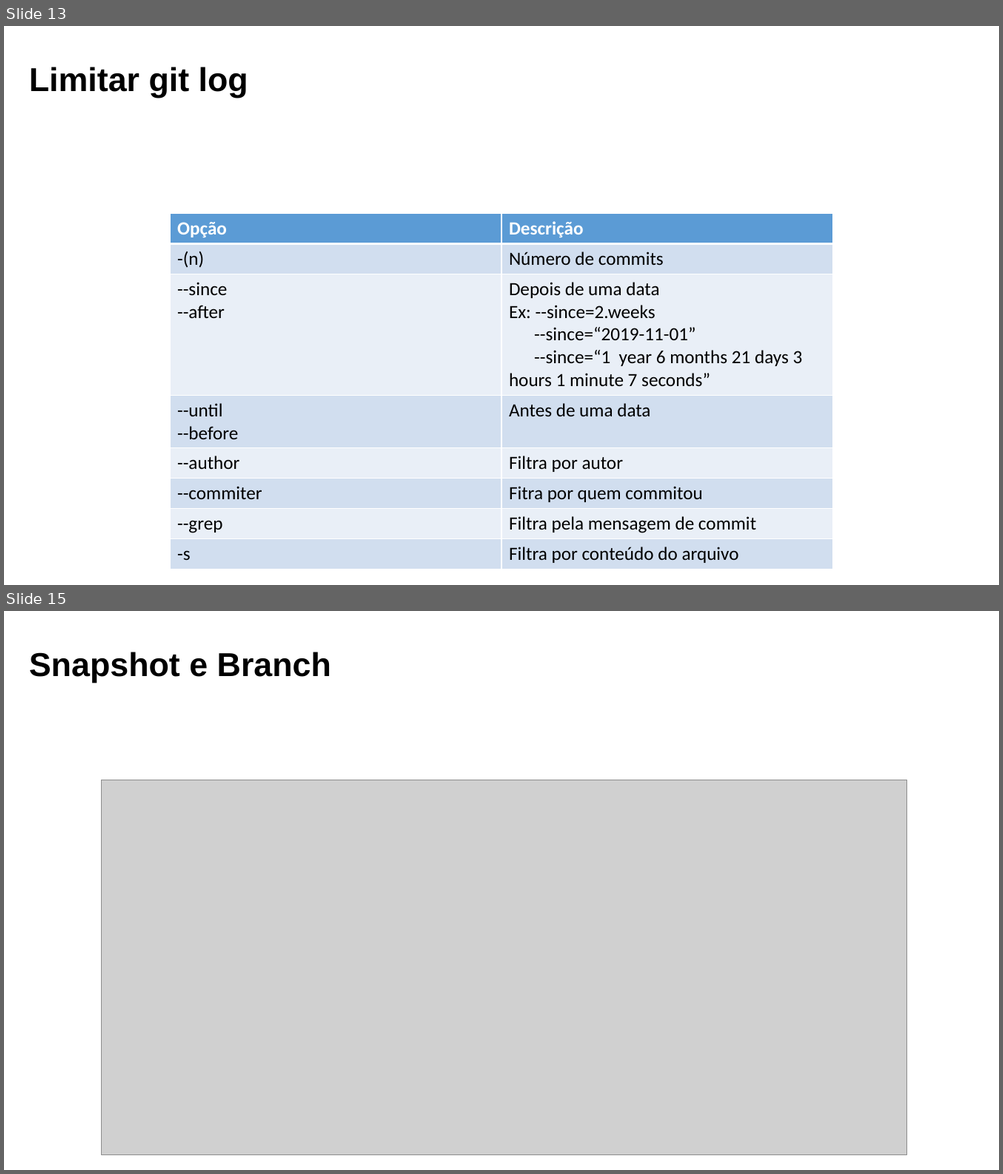
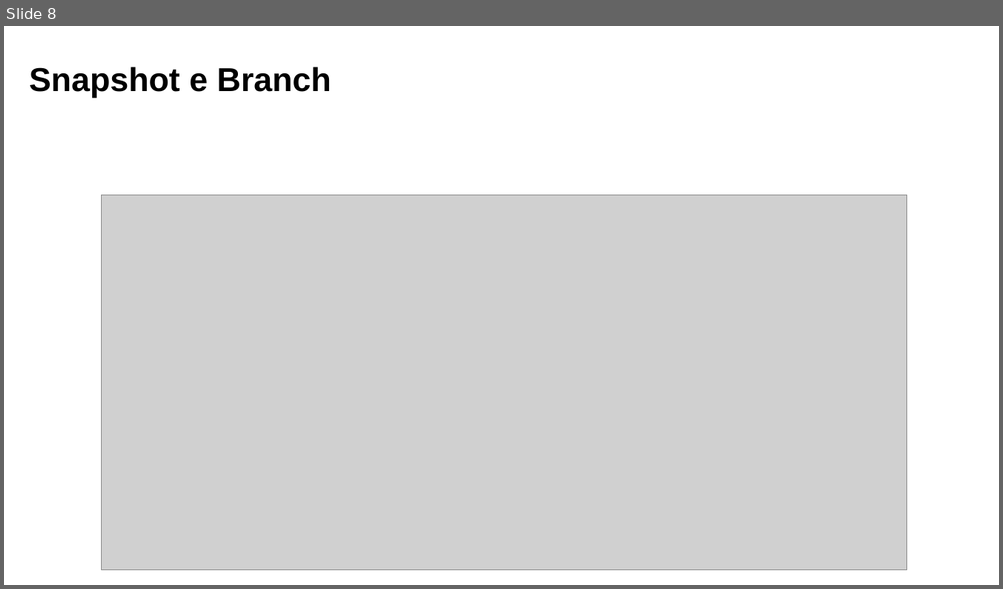
Before and after one commit to yunoguthi/testeCursoGit, a slide deck: aula03.pptx. Shown one above the other, each under a label of ours: slides 13 and 15 before the commit, slide 8 after it; the slides between them are not shown. The pictures are 1003x1174 and 1003x589 pixels, drawn with LibreOffice and Linux fonts; fonts in the diff are those of the drawing; grey boxes stand for pictures; background and template pictures are left out. Boxes give left, top, right and bottom in pixels: in the first picture for what was removed or moved away, otherwise in the second. Text is boxed around its words. In the diff, an @@ line names an element or a change of style, - is before the commit and + after.

```diff
--- a/aula03.pptx
+++ b/aula03.pptx
@@ slide 13 removed at bbox=[4, 26, 999, 585], background #FFFFFF @@
@@ text removed at bbox=[29, 67, 248, 98] @@
-Limitar git log
@@ table removed at bbox=[170, 214, 832, 567], 8 rows, 2 columns @@
-Opção | Descrição
--(n) | Número de commits
---since / --after | Depois de uma data / Ex: --since=2.weeks / --since=“2019-11-01” / --since=“1 year 6 months 21 days 3 hours 1 minute 7 seconds”
---until / --before | Antes de uma data
---author | Filtra por autor
---commiter | Fitra por quem commitou
---grep | Filtra pela mensagem de commit
--s | Filtra por conteúdo do arquivo
@@ what was slide 15 is now slide 8 @@
```
Also in this commit, not shown: 10 other slides removed, 1 other file.
